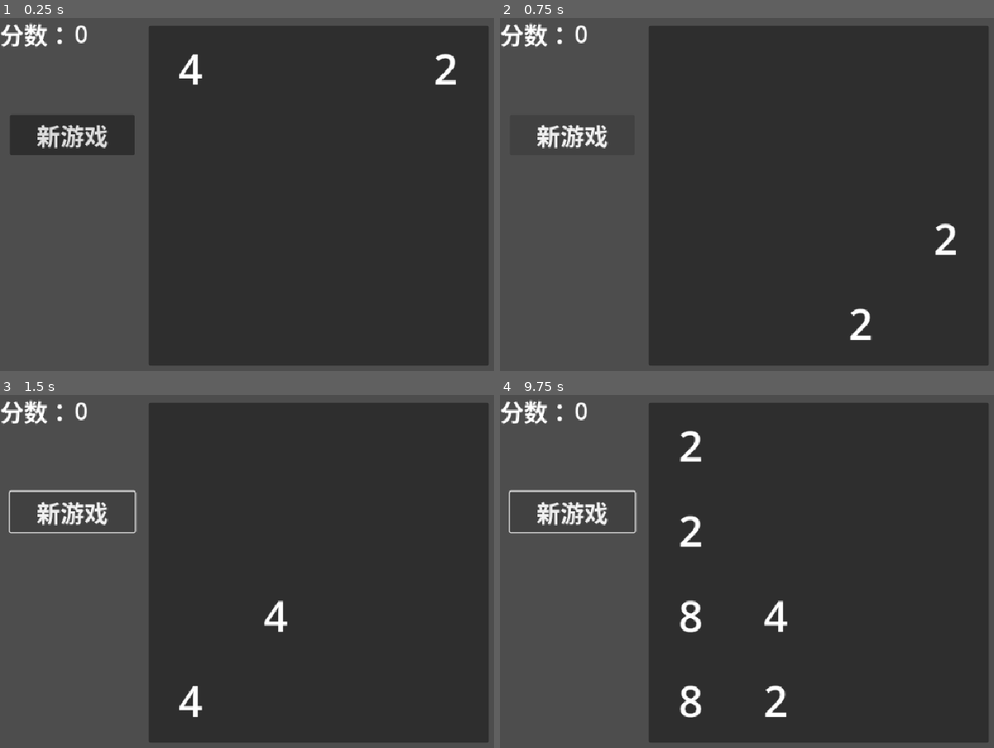
Above: before the commit, frames 1-4 (two rows, left to right).
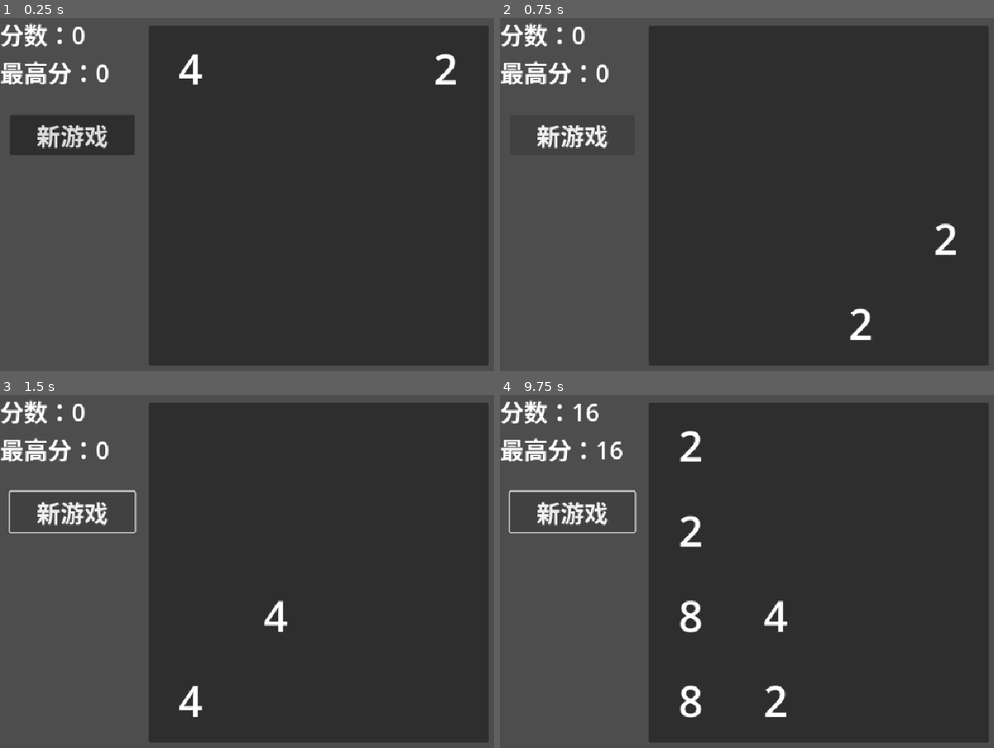
Above: after the commit, the same moments.

Repository: 168AD/2048
Game: Godot game, scene res://manager/game_manager.tscn
Two runs of this game, one before a commit and one after it. Both use one fixed random seed, a clock stepped at 60 frames per second and the inputs below.
Inputs:
- Up to frame 1 (0.25 s): no input
- Up to frame 2 (0.75 s): click "新游戏" at 0.5 s
- Up to frame 3 (1.5 s): tap Enter at 1.25 s; hold Right (ui_right) from 1.28 s (still down)
- Up to frame 4 (9.75 s): tap Space at 2, 3.5, 5 s; release Right (ui_right) at 2.03 s; hold Down (ui_down) 2.03-2.78 s; tap Enter at 2.75, 4.25 s; hold Right (ui_right) 2.78-3.53 s; hold Up (ui_up) 3.53-4.28 s; hold Left (ui_left) 4.28-5.78 s; hold Down (ui_down) 5.78-6.53 s; hold Right (ui_right) 6.53-7.28 s; hold Up (ui_up) 7.28-8.03 s; hold Right (ui_right) 8.03-8.78 s; hold Down (ui_down) 8.78-9.53 s; hold Left (ui_left) from 9.53 s (still down)

The runs differ from the first frame. In frame 1, 0.8% of the frame differs, in the area x 0-23%, y 2-19%; in frame 2, 0.8%; in frame 3, 0.8%; in frame 4, 0.9%, in the area x 0-25%, y 2-19%.
Error before the commit: Invalid assignment of property or key 'score' with value of type 'int' on a base object of type 'Nil'. (res://scripts/ui/score.gd:33)

Commit message:
存档功能v1.2
重构了Score

Diff:
--- a/manager/save_manager.tscn
+++ b/manager/save_manager.tscn
@@ -10,6 +10,7 @@
 [node name="SaveManager" type="Node2D" unique_id=1835664893]
 script = ExtResource("1_an3ew")
 save_resource = SubResource("Resource_gjbx1")
+slot = 2
 
 [node name="AutoSave" type="Timer" parent="." unique_id=1476359859]
 wait_time = 30.0
--- a/scripts/class/persist.gd
+++ b/scripts/class/persist.gd
@@ -18,5 +18,5 @@
 func save_data() -> Resource:
 	return null
 
-func load_data(_res: Resource) -> bool:
-	return true
+func load_data(_res: Resource) -> void:
+	return
--- a/scripts/manager/board_manager.gd
+++ b/scripts/manager/board_manager.gd
@@ -21,21 +21,19 @@
 	board_res.add_entry_future = add_entry_future.duplicate(true)
 	return board_res
 
-func load_data(_res: Resource) -> bool:
+func load_data(_res: Resource) -> void:
 	if _res is BoardRes:
 		if _res.board.is_empty():
-			return false
+			return
 
 		board = _res.board.duplicate(true)
 		board_future = _res.board_future.duplicate(true)
 		board_history = _res.board_history.duplicate(true)
 		add_entry_future = _res.add_entry_future.duplicate(true)
-		return true
 	else:
 		GlobalLogger.warning("无相应棋盘资源", "存档")
 		board = _create_space_array()
 		_add_entry_to_grid(2)
-		return false
 #endregion
 
 #region 外部调用
--- a/scripts/manager/save_manager.gd
+++ b/scripts/manager/save_manager.gd
@@ -94,7 +94,7 @@
 
 	var saved_data = ResourceLoader.load(SAVE_PATH) as SaveRes
 	if saved_data:
-		save_resource = saved_data
+		save_resource = _version_merge(saved_data)
 	else:
 		GlobalLogger.error("读档失败！", "读档")
 
@@ -104,3 +104,12 @@
 	else:
 		GlobalLogger.warning("未查询到" + path + "请求的数据", "存档")
 		return null
+
+func _version_merge(resource: SaveRes) -> SaveRes:
+	var ver = resource.version
+	if ver != version:
+		match ver:
+			"0.0":
+				pass
+
+	return resource
--- a/scripts/resource/board_res.gd
+++ b/scripts/resource/board_res.gd
@@ -1,7 +1,173 @@
 extends Resource
 class_name BoardRes
+
+signal board_updated
+signal merge_happened
+signal game_over
 
 @export var board = []
 @export var board_history = []
 @export var board_future = {}
 @export var add_entry_future = {}
+
+var row = 4
+var column = 4
+
+func get_empty_entry() -> int:
+	var res = 0
+	for i in row:
+		for j in column:
+			if board[i][j] == 0:
+				res += 1
+
+	return res
+
+func game_is_over() -> bool:
+	if get_empty_entry() > 0:
+		return false
+
+	for i in row:
+		for j in column:
+			var current = board[i][j]
+			if j + 1 < column and board[i][j+1] == current:
+				return false
+			if i + 1 < row and board[i+1][j] == current:
+				return false
+
+	return true
+
+func create_space_array() -> Array:
+	var array = []
+	for i in row:
+		array.append([])
+		for j in column:
+			array[i].append(0)
+
+	return array
+
+func add_entry_to_grid(number: int) -> Array:
+	var added_number := 0
+	var result
+	while added_number < number and get_empty_entry() > 0:
+		var new_x = randi_range(0,3)
+		var new_y = randi_range(0,3)
+		if board[new_x][new_y] == 0:
+			#print(new_x, new_y)
+			var value = randi_range(1,2) * 2
+			board[new_x][new_y] = value
+			added_number += 1
+			result = [new_x, new_y, value]
+
+	board_updated.emit(board)
+	return result
+
+#region 移动方法
+func move_left() -> bool:
+	var moved_or_merged = false
+	var merged = false
+	for i in row:
+		var index = -1
+		for j in column:
+			if board[i][j] == 0:
+				continue
+
+			if index == -1 or merged or\
+			 board[i][index] != board[i][j]:
+				if index + 1 != j:
+					board[i][index + 1] = board[i][j]
+					board[i][j] = 0
+					moved_or_merged = true
+
+				index += 1
+				merged = false
+			else:
+				board[i][index] *= 2
+				board[i][j] = 0
+				merged = true
+				moved_or_merged = true
+				merge_happened.emit(board[i][index])
+
+	return moved_or_merged
+
+func move_right() -> bool:
+	var moved_or_merged = false
+	var merged = false
+	for i in row:
+		var index = column
+		for j in range(column - 1, -1, -1):
+			if board[i][j] == 0:
+				continue
+
+			if index == column or merged or\
+			 board[i][index] != board[i][j]:
+				if index - 1 != j:
+					board[i][index - 1] = board[i][j]
+					board[i][j] = 0
+					moved_or_merged = true
+
+				index -= 1
+				merged = false
+			else:
+				board[i][index] *= 2
+				board[i][j] = 0
+				moved_or_merged = true
+				merged = true
+				merge_happened.emit(board[i][index])
+
+	return moved_or_merged
+
+func move_up() -> bool:
+	var moved_or_merged = false
+	var merged = false
+	for j in column:
+		var index = -1
+		for i in row:
+			if board[i][j] == 0:
+				continue
+
+			var value = board[i][j]
+			if index == -1 or merged or\
+			 board[index][j] != value:
+				if index + 1 != i:
+					board[index + 1][j] = board[i][j]
+					board[i][j] = 0
+					moved_or_merged = true
+
+				index += 1
+				merged = false
+			else:
+				board[index][j] *= 2
+				board[i][j] = 0
+				moved_or_merged = true
+				merged = true
+				merge_happened.emit(board[index][j])
+
+	return moved_or_merged
+
+func move_down() -> bool:
+	var moved_or_merged = false
+	var merged = false
+	for j in column:
+		var index = row
+		for i in range(row - 1, -1, -1):
+			if board[i][j] == 0:
+				continue
+
+			if index == row or merged or\
+			 board[index][j] != board[i][j]:
+				if index - 1 != i:
+					board[index - 1][j] = board[i][j]
+					board[i][j] = 0
+					moved_or_merged = true
+
+				index -= 1
+				merged = false
+			else:
+				board[index][j] *= 2
+				board[i][j] = 0
+				moved_or_merged = true
+				merged = true
+				merge_happened.emit(board[index][j])
+
+	return moved_or_merged
+#endregion
--- a/scripts/resource/score_res.gd
+++ b/scripts/resource/score_res.gd
@@ -4,3 +4,29 @@
 @export var score: int
 @export var history: int
 @export var highest: int
+
+signal score_updated(new_socre: int)
+signal highest_updated(new_highest: int)
+
+func score_update(x: int):
+	score += x
+	score_updated.emit(score)
+	if score > highest:
+		highest = score
+		highest_updated.emit(highest)
+
+func save_history():
+	history = score
+
+func undo():
+	score = history
+	score_updated.emit(score)
+
+func new_game():
+	score = 0
+	history = 0
+	score_updated.emit(score)
+
+func load_initial() -> void:
+	score_updated.emit(score)
+	highest_updated.emit(highest)
--- a/scripts/ui/score.gd
+++ b/scripts/ui/score.gd
@@ -3,32 +3,41 @@
 
 @export var score_res: ScoreRes
 @onready var score_display: Label = $Container/ScoreDisplay
+@onready var highest_display: Label = $Container/HighestDisplay
 
 func save_data() -> Resource:
 	return score_res
 
-func load_data(_res: Resource) -> bool:
+func load_data(_res: Resource) -> void:
 	if _res is ScoreRes:
 		score_res = _res
-		score_display.text = str(score_res.score)
-		return true
 	else:
 		GlobalLogger.warning("无相应分数资源", "存档")
-		return false
+		score_res = ScoreRes.new()
+
+	_connect_signals()
+	score_res.load_initial()
+
+func score_display_updated(x: int) -> void:
+	score_display.text = "分数：%d" % x
+
+func highest_display_updated(x: int) -> void:
+	highest_display.text = "最高分：%d" % x
 
 func score_update(x: int):
-	score_res.score += x
-	score_display.text = str(score_res.score)
-	if score_res.score > score_res.highest:
-		score_res.highest = score_res.score
+	score_res.score_update(x)
 
 func save_history():
-	score_res.history = score_res.score
+	score_res.save_history()
 
 func undo():
-	score_res.score = score_res.history
-	score_display.text = str(score_res.score)
+	score_res.undo()
 
 func new_game():
-	score_res.score = 0
-	score_display.text = str(score_res.score)
+	score_res.new_game()
+
+func _connect_signals():
+	if not score_res.score_updated.is_connected(score_display_updated):
+		score_res.score_updated.connect(score_display_updated)
+	if not score_res.highest_updated.is_connected(highest_display_updated):
+		score_res.highest_updated.connect(highest_display_updated)
--- a/ui/score.tscn
+++ b/ui/score.tscn
@@ -1,21 +1,27 @@
 [gd_scene format=3 uid="uid://b6byxtfr81cti"]
 
 [ext_resource type="Script" uid="uid://cthsu0rk51pb5" path="res://scripts/ui/score.gd" id="1_7b0px"]
+[ext_resource type="Script" uid="uid://bj5tgove46sjj" path="res://scripts/resource/score_res.gd" id="2_phtbq"]
+
+[sub_resource type="Resource" id="Resource_phtbq"]
+script = ExtResource("2_phtbq")
+metadata/_custom_type_script = "uid://bj5tgove46sjj"
 
 [node name="Score" type="Node2D" unique_id=448192639]
 script = ExtResource("1_7b0px")
+score_res = SubResource("Resource_phtbq")
 metadata/_custom_type_script = "uid://c6kcuba4rdprq"
 
-[node name="Container" type="HBoxContainer" parent="." unique_id=731169464]
-offset_right = 40.0
-offset_bottom = 40.0
-
-[node name="Text" type="Label" parent="Container" unique_id=1644626347]
-layout_mode = 2
-theme_override_font_sizes/font_size = 36
-text = "分数："
+[node name="Container" type="VBoxContainer" parent="." unique_id=1747697053]
+offset_right = 158.0
+offset_bottom = 158.0
 
 [node name="ScoreDisplay" type="Label" parent="Container" unique_id=1577358121]
 layout_mode = 2
 theme_override_font_sizes/font_size = 36
-text = "0"
+text = "分数：0"
+
+[node name="HighestDisplay" type="Label" parent="Container" unique_id=1240244964]
+layout_mode = 2
+theme_override_font_sizes/font_size = 36
+text = "最高分：0"
